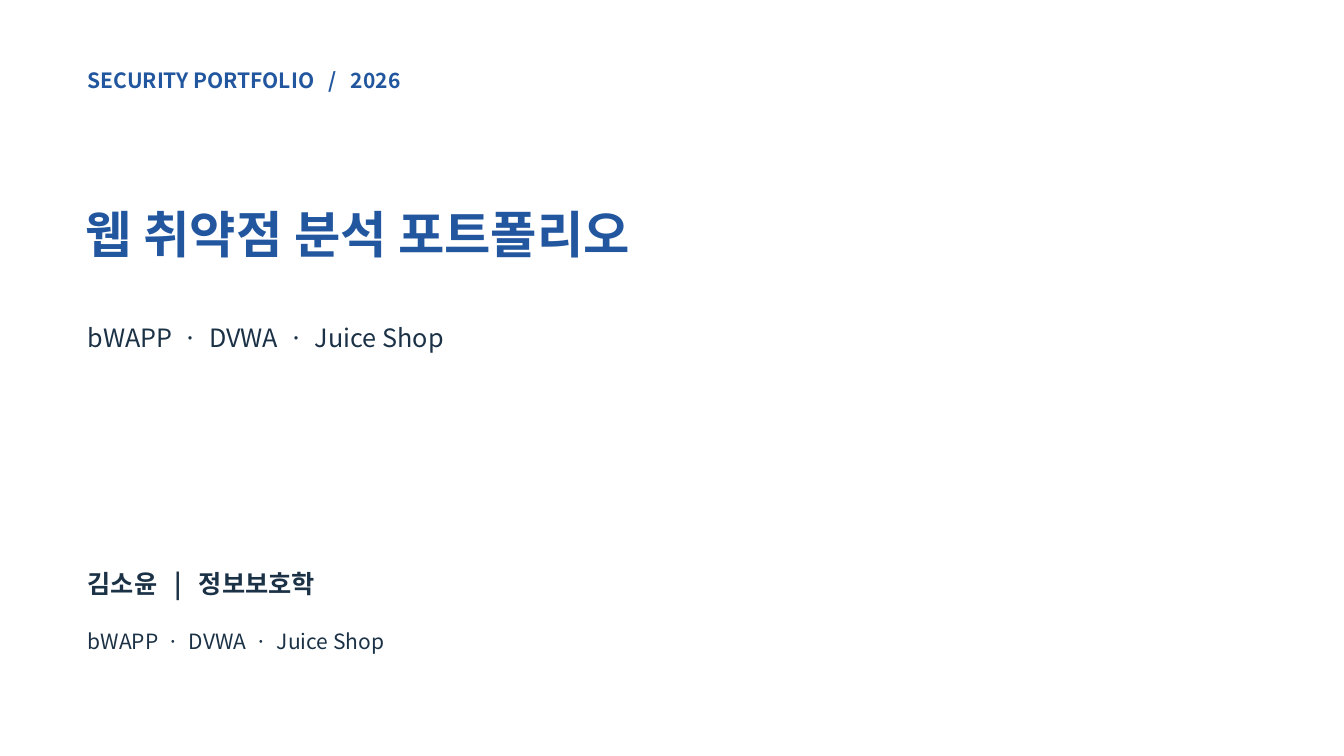
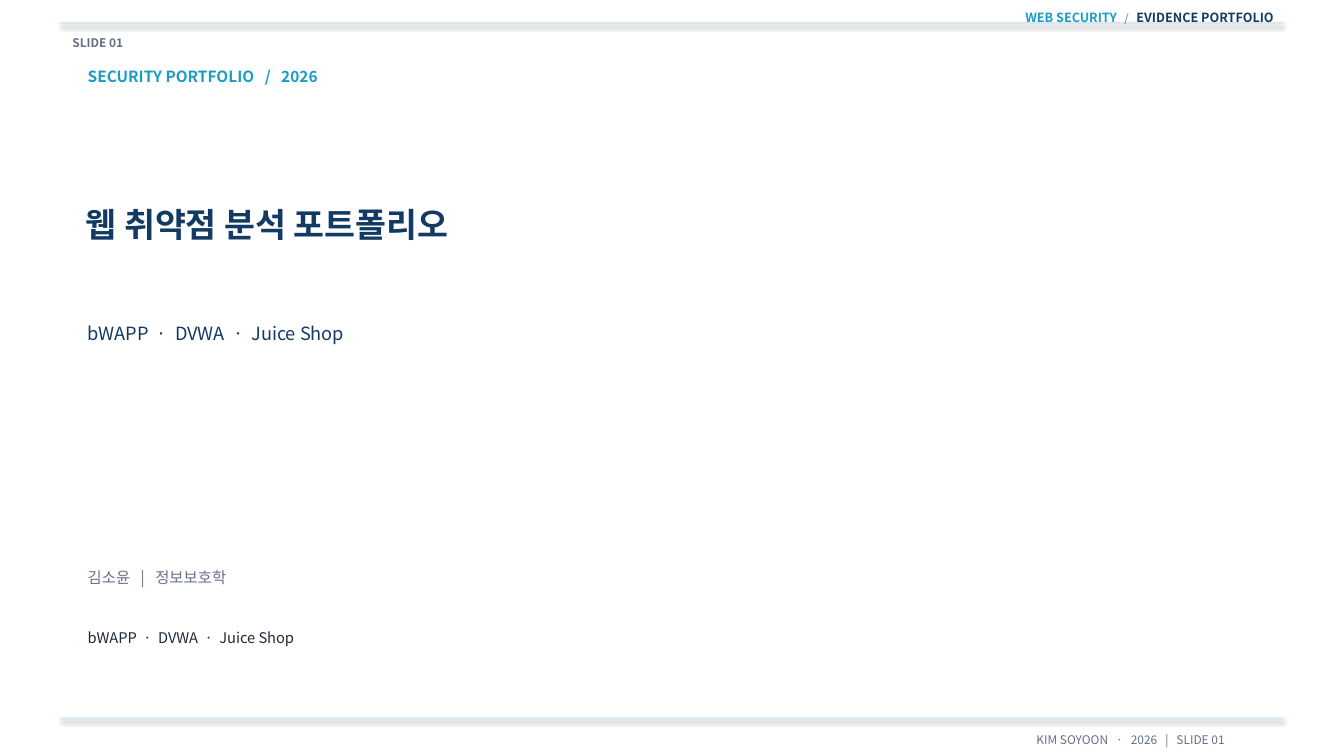
Before and after one commit to Soyoon0608/about-me-site, a slide deck: slide 1 of documents/김소윤_웹취약점분석_포트폴리오.pptx. Drawn at 1344x756 pixels with LibreOffice and Linux fonts; fonts in the diff are those of the drawing; background and template pictures are left out. Boxes give left, top, right and bottom in pixels: in the first picture for what was removed or moved away, otherwise in the second. Text is boxed around its words. In the diff, an @@ line names an element or a change of style, - is before the commit and + after.

```diff
--- a/documents/김소윤_웹취약점분석_포트폴리오.pptx
+++ b/documents/김소윤_웹취약점분석_포트폴리오.pptx
@@ rectangle added at box(60, 22, 1284, 24), fill #D8E8F2 @@
@@ text added at box(1025, 12, 1273, 23), 9 pt, text #123A63, bold @@
+WEB SECURITY / EVIDENCE PORTFOLIO
@@ text added at box(72, 38, 123, 47), 8.5 pt, text #667085, bold @@
+SLIDE 01
@@ text "SECURITY PORTFOLIO / 2026" at box(88, 70, 317, 82): size 15 to 11 pt, text colour #22579F to #1A9CC5 @@
@@ text "웹 취약점 분석 포트폴리오" at box(86, 208, 449, 240): size 36 to 24 pt, text colour #22579F to #123A63 @@
@@ text "bWAPP · DVWA · Juice ..." at box(88, 325, 344, 344): size 18 to 13 pt, text colour #1B3146 to #123A63 @@
@@ text "김소윤 | 정보보호학" at box(88, 570, 226, 584): size 18 to 11 pt, text colour #1B3146 to #667085, bold off @@
@@ text "bWAPP · DVWA · Juice ..." at box(88, 631, 295, 647): size 15 to 10.5 pt, text colour #1B3146 to #1F2937 @@
@@ rectangle added at box(60, 718, 1284, 720), fill #D8E8F2 @@
@@ text added at box(1036, 735, 1224, 744), 8.5 pt, text #667085 @@
+KIM SOYOON · 2026 | SLIDE 01
```
Also in this commit, not shown: 15 other slides changed, 1 other file.
